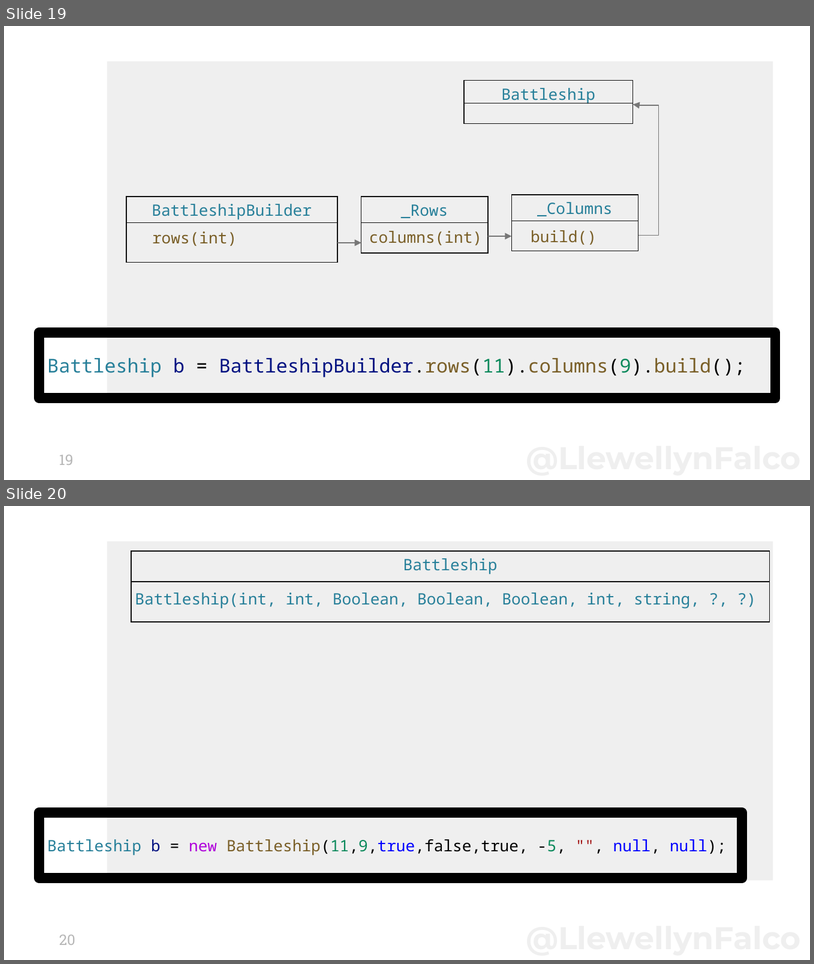
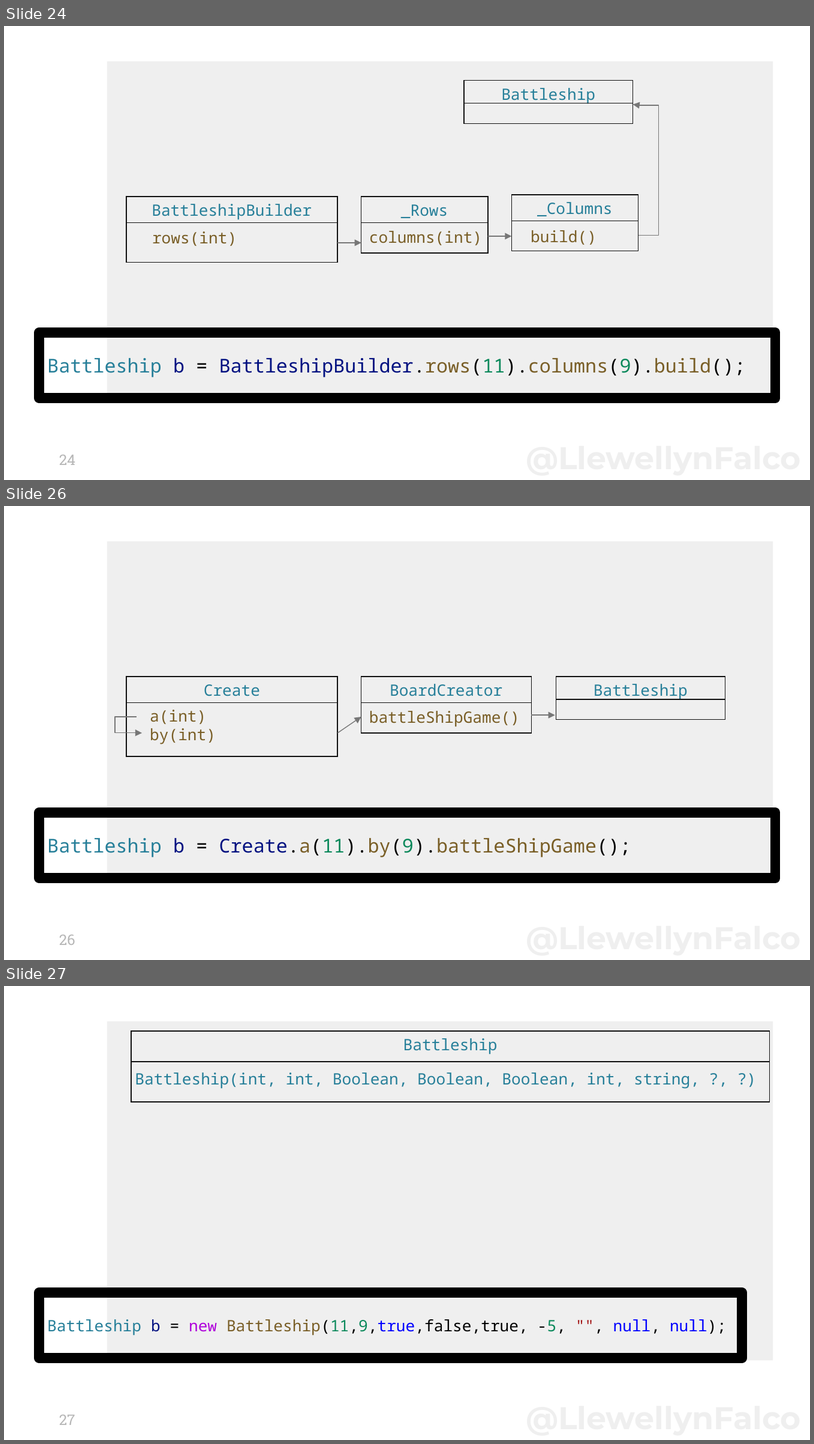
Before and after one commit to isidore/TestDrivenDevelopmentClass.Slides, a slide deck: Micro Api Design with Consume First.pptx. Shown one above the other, each under a label of ours: slides 19 and 20 before the commit, slides 24, 26 and 27 after it; the slides between them are not shown. The pictures are 814x964 and 814x1444 pixels, drawn with LibreOffice and Linux fonts; fonts in the diff are those of the drawing. Boxes give left, top, right and bottom in pixels: in the first picture for what was removed or moved away, otherwise in the second. Text is boxed around its words. In the diff, an @@ line names an element or a change of style, - is before the commit and + after.

```diff
--- a/Micro Api Design with Consume First.pptx
+++ b/Micro Api Design with Consume First.pptx
@@ slide 26 added at [4,506,810,960], background #FFFFFF; not listed: 1 template element that a slide beside it also shows @@
@@ rectangle added at [557,676,726,719], outline #111111 0.75 pt @@
@@ text added at [594,684,688,700], 14 pt, text #267F99 @@
+Battleship
@@ line added from (557, 700) to (726, 700), #111111 0.75 pt @@
@@ elbow arrow added from (136, 717) to (142, 733), #787878 0.75 pt @@
@@ group added at [126,676,338,756]: 2 texts, 1 rectangle, 1 line @@
+Create
+a(int)
+by(int)
@@ arrow added from (338, 733) to (361, 717), #787878 0.75 pt @@
@@ group added at [361,676,531,733]: 2 texts, 1 rectangle, 1 line @@
+BoardCreator
+battleShipGame()
@@ arrow added from (531, 715) to (555, 715), #787878 0.75 pt @@
@@ title added at [39,813,776,878], outline #000000 9 pt, 17 pt, text #795E26 @@
+Battleship b = Create.a(11).by(9).battleShipGame();
@@ page number added at [59,934,75,945], 13 pt, text #B7B7B7 @@
+26
@@ what was slide 19 is now slide 24 @@
@@ page number at [59,454,75,465]: text changed @@
-19
+24
@@ what was slide 20 is now slide 27 @@
@@ page number at [59,1414,75,1425]: text changed @@
-20
+27
```
Also in this commit, not shown: 4 slides changed, 9 other slides added.
